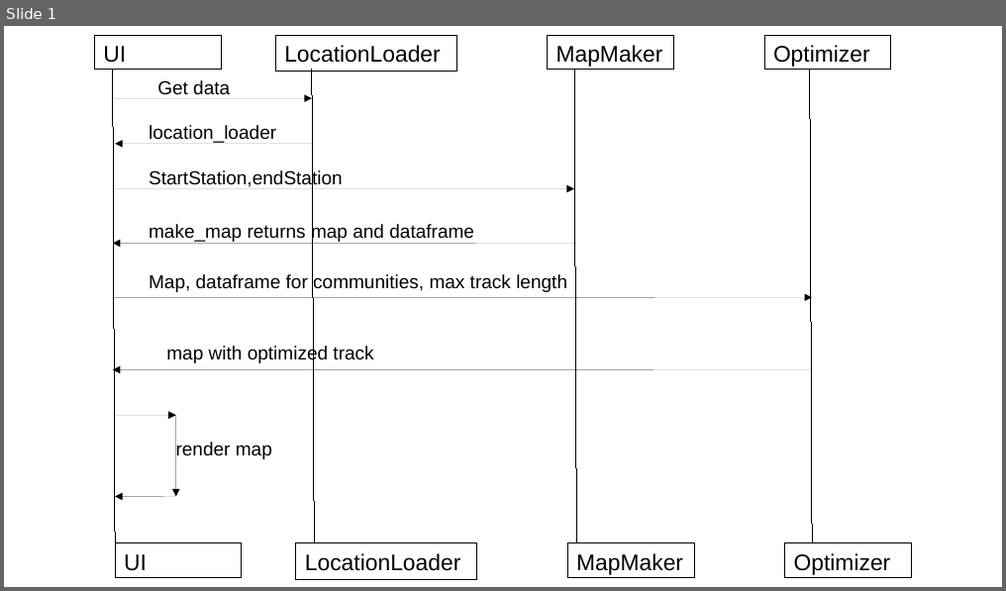
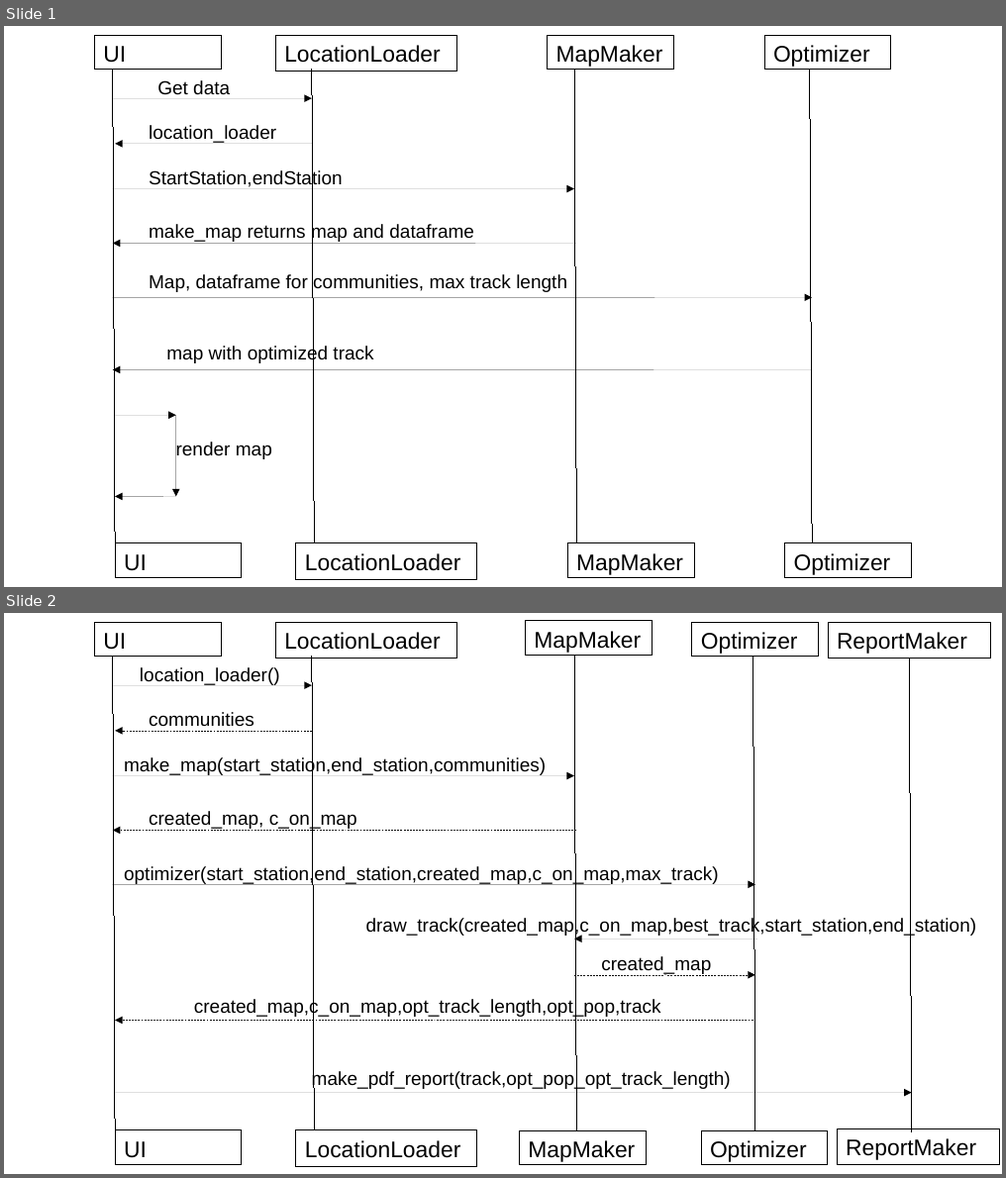
Before and after one commit to wathenro/ot-harjoitustyo, a slide deck: Dokumentaatio/sekvenssikaavio.odp. Shown one above the other, each under a label of ours: slide 1 before the commit, slides 1 and 2 after it. The pictures are 1006x591 and 1006x1178 pixels, drawn with LibreOffice and Linux fonts; fonts in the diff are those of the drawing. Boxes give left, top, right and bottom in pixels: in the first picture for what was removed or moved away, otherwise in the second. Text is boxed around its words. In the diff, an @@ line names an element or a change of style, - is before the commit and + after.

```diff
--- a/Dokumentaatio/sekvenssikaavio.odp
+++ b/Dokumentaatio/sekvenssikaavio.odp
@@ slide 2 added at bbox=[4, 613, 1002, 1174], background #FFFFFF @@
@@ rectangle added at bbox=[94, 622, 222, 657], outline #000000 0 pt, 18 pt, text #000000 @@
+UI
@@ rectangle added at bbox=[275, 622, 456, 659], outline #000000 0 pt, 18 pt, text #000000 @@
+LocationLoader
@@ rectangle added at bbox=[526, 620, 652, 655], outline #000000 0 pt, 18 pt, text #000000 @@
+MapMaker
@@ rectangle added at bbox=[692, 622, 819, 657], outline #000000 0 pt, 18 pt, text #000000 @@
+Optimizer
@@ rectangle added at bbox=[828, 622, 991, 659], outline #000000 0 pt, 18 pt, text #000000 @@
+ReportMaker
@@ line added from (113, 657) to (116, 1131), #000000 0 pt @@
@@ text added at bbox=[140, 667, 280, 685], 15 pt, text #000000 @@
+location_loader()
@@ line added from (312, 657) to (315, 1131), #000000 0 pt @@
@@ line added from (574, 657) to (577, 1131), #000000 0 pt @@
@@ line added from (752, 657) to (755, 1131), #000000 0 pt @@
@@ line added from (910, 659) to (912, 1133), #000000 0 pt @@
@@ arrow added from (113, 685) to (312, 685), #000000 0 pt @@
@@ arrow added from (312, 731) to (116, 731), #000000 0 pt @@
@@ text added at bbox=[149, 712, 254, 727], 15 pt, text #000000 @@
+communities
@@ text added at bbox=[124, 757, 546, 775], 15 pt, text #000000 @@
+make_map(start_station,end_station,communities)
@@ arrow added from (113, 776) to (574, 776), #000000 0 pt @@
@@ text added at bbox=[149, 810, 357, 829], 15 pt, text #000000 @@
+created_map, c_on_map
@@ arrow added from (577, 831) to (113, 831), #000000 0 pt @@
@@ text added at bbox=[124, 865, 719, 884], 15 pt, text #000000 @@
+optimizer(start_station,end_station,created_map,c_on_map,max_track)
@@ arrow added from (113, 884) to (755, 884), #000000 0 pt @@
@@ text added at bbox=[366, 917, 977, 936], 15 pt, text #000000 @@
+draw_track(created_map,c_on_map,best_track,start_station,end_station)
@@ arrow added from (758, 939) to (574, 939), #000000 0 pt @@
@@ text added at bbox=[601, 957, 711, 975], 15 pt, text #000000 @@
+created_map
@@ arrow added from (574, 975) to (755, 975), #000000 0 pt @@
@@ arrow added from (752, 1021) to (116, 1021), #000000 0 pt @@
@@ text added at bbox=[194, 999, 661, 1018], 15 pt, text #000000 @@
+created_map,c_on_map,opt_track_length,opt_pop,track
@@ text added at bbox=[312, 1071, 731, 1090], 15 pt, text #000000 @@
+make_pdf_report(track,opt_pop_opt_track_length)
@@ arrow added from (116, 1093) to (912, 1093), #000000 0 pt @@
@@ rectangle added at bbox=[116, 1131, 243, 1165], outline #000000 0 pt, 18 pt, text #000000 @@
+UI
@@ rectangle added at bbox=[296, 1131, 477, 1167], outline #000000 0 pt, 18 pt, text #000000 @@
+LocationLoader
@@ rectangle added at bbox=[519, 1131, 647, 1165], outline #000000 0 pt, 18 pt, text #000000 @@
+MapMaker
@@ rectangle added at bbox=[701, 1131, 828, 1165], outline #000000 0 pt, 18 pt, text #000000 @@
+Optimizer
@@ rectangle added at bbox=[838, 1129, 1000, 1165], outline #000000 0 pt, 18 pt, text #000000 @@
+ReportMaker
```
Also in this commit, not shown: 15 other files.
